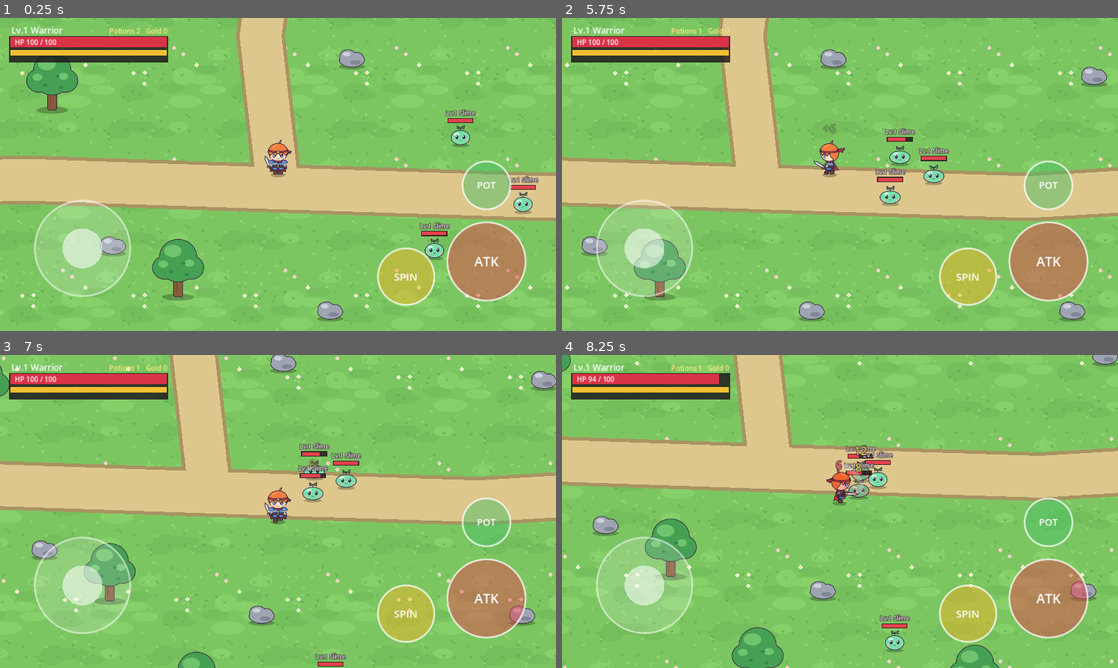
Above: before the commit, frames 1-4 (two rows, left to right).
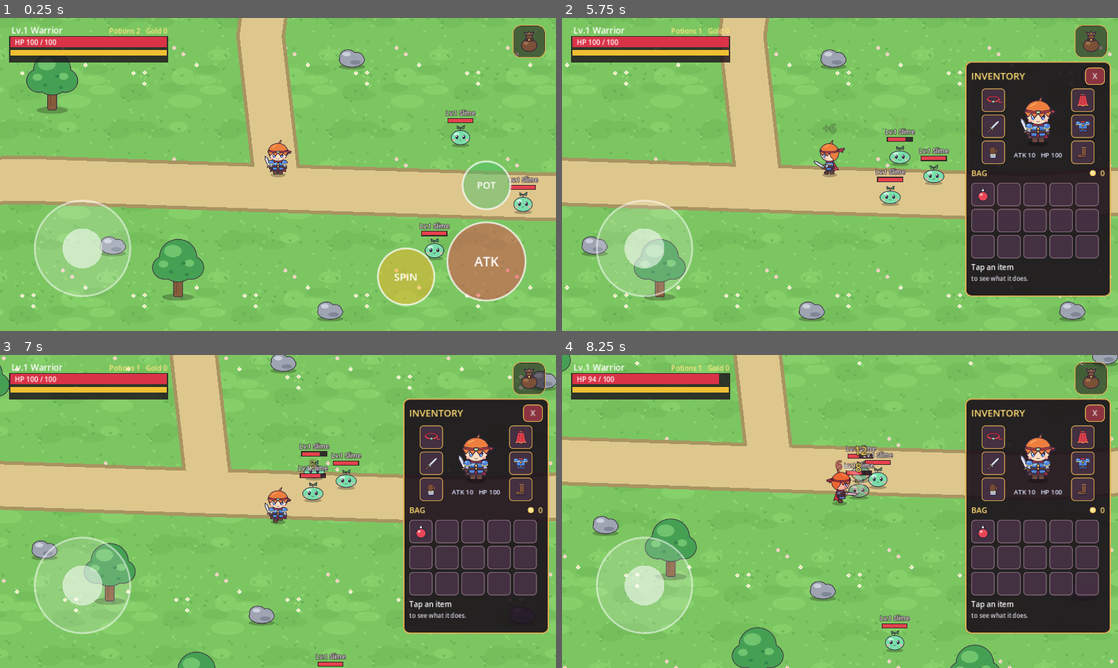
Above: after the commit, the same moments.

Repository: lepri17/fantasy-mmorpg
Game: Godot game, scene res://scenes/main.tscn
Same seed, same stepped clock (60 frames per second), same inputs: the game is played once before the commit and once after it.
Inputs (mouse positions are in pixels of both pictures, inside the frame that each line leads up to):
- Up to frame 1 (0.25 s): no input
- Up to frame 2 (5.75 s): click (1090, 43) at 0.52 s; click (1095, 77) at 1.25 s, where only the run after the commit has a clickable "X"; move the mouse to (962, 158) at 2.02 s; hold D (move_right) 2.03-2.75 s; tap Space (attack) at 2.1, 3.6, 5.1 s; click (962, 158) at 2.17 s; tap Q (use_potion) at 2.3, 3.8, 5.3 s; drag from (728, 190) to (812, 237) at 2.77 s; move the mouse to (895, 105) at 3.52 s; hold D (move_right) 3.53-4.25 s; click (895, 105) at 3.67 s; drag from (812, 237) to (673, 127) at 4.27 s; move the mouse to (1006, 221) at 5.02 s; hold A (move_left) from 5.03 s (still down); click (1006, 221) at 5.17 s; tap I (inventory, bound only after the commit) at 5.65 s
- Up to frame 3 (7 s): release A (move_left) at 5.75 s; drag from (111, 464) to (194, 433) at 5.77 s; move the mouse to (305, 511) at 6.52 s; hold S (move_down) from 6.53 s (still down); tap Space (attack) at 6.6 s; click (305, 511) at 6.67 s; tap Q (use_potion) at 6.8 s
- Up to frame 4 (8.25 s): release S (move_down) at 7.25 s; drag from (756, 433) to (728, 527) at 7.27 s; move the mouse to (962, 495) at 8.02 s; hold W (move_up) from 8.03 s (still down); tap Space (attack) at 8.1 s; click (962, 495) at 8.17 s

The runs differ from the first frame. In frame 1, 0.6% of the frame differs, in the area x 92-99%, y 2-13%; in frame 2, 21%; in frame 3, 21%, in the area x 67-99%, y 2-92%; in frame 4, 21%.

Commit message:
Add a small inventory: worn gear, bag and gold
- Bag button at the top right (key I on a computer) opens a panel on
  the right: the six pieces of gear around the warrior's portrait,
  a 15-slot bag, gold, and details of the tapped item. Potions can be
  drunk from the bag with USE.
- New item table (scripts/items/item_db.gd). The starting gear now
  carries part of the warrior's stats; the base values went down by the
  same amount, so a new warrior still has 100 HP and 10 damage.
- The ATK/SPIN/POT touch buttons hide while the panel covers them and
  ignore touches while hidden.
- 64 px item icons drawn by tools/generate_assets.py.
- Smoke test: 9 new checks for the inventory.

Co-Authored-By: Claude Opus 5.5 <noreply@anthropic.com>
Claude-Session: https://claude.ai/code/session_017mrmjVddk55zTg5TUzkK7p

Diff:
--- a/client/project.godot
+++ b/client/project.godot
@@ -59,6 +59,11 @@
 "events": [Object(InputEventKey,"resource_local_to_scene":false,"resource_name":"","device":-1,"window_id":0,"alt_pressed":false,"shift_pressed":false,"ctrl_pressed":false,"meta_pressed":false,"pressed":false,"keycode":0,"physical_keycode":81,"key_label":0,"unicode":113,"echo":false,"script":null)
 ]
 }
+inventory={
+"deadzone": 0.2,
+"events": [Object(InputEventKey,"resource_local_to_scene":false,"resource_name":"","device":-1,"window_id":0,"alt_pressed":false,"shift_pressed":false,"ctrl_pressed":false,"meta_pressed":false,"pressed":false,"keycode":0,"physical_keycode":73,"key_label":0,"unicode":105,"echo":false,"script":null)
+]
+}
 
 [input_devices]
 
--- a/client/scenes/ui/hud.tscn
+++ b/client/scenes/ui/hud.tscn
@@ -1,7 +1,9 @@
-[gd_scene load_steps=3 format=3]
+[gd_scene load_steps=5 format=3]
 
 [ext_resource type="Script" path="res://scripts/ui/hud.gd" id="1_hud"]
 [ext_resource type="Script" path="res://scripts/ui/player_panel.gd" id="2_panel"]
+[ext_resource type="Texture2D" path="res://assets/items/icons/bag.png" id="3_bag"]
+[ext_resource type="Script" path="res://scripts/ui/inventory_panel.gd" id="4_inventory"]
 
 [node name="Hud" type="CanvasLayer"]
 script = ExtResource("1_hud")
@@ -31,3 +33,29 @@
 text = "Defeated..."
 horizontal_alignment = 1
 vertical_alignment = 1
+
+[node name="BagButton" type="Button" parent="."]
+anchors_preset = 1
+anchor_left = 1.0
+anchor_right = 1.0
+offset_left = -100.0
+offset_top = 16.0
+offset_right = -24.0
+offset_bottom = 92.0
+grow_horizontal = 0
+focus_mode = 0
+icon = ExtResource("3_bag")
+icon_alignment = 1
+expand_icon = true
+
+[node name="Inventory" type="PanelContainer" parent="."]
+visible = false
+anchors_preset = 1
+anchor_left = 1.0
+anchor_right = 1.0
+offset_left = -352.0
+offset_top = 100.0
+offset_right = -16.0
+offset_bottom = 640.0
+grow_horizontal = 0
+script = ExtResource("4_inventory")
--- /dev/null
+++ b/client/scripts/items/item_db.gd
@@ -0,0 +1,71 @@
+extends RefCounted
+## Every item in the game: its name, the gear slot it is worn in ("" = not
+## worn), icon, bonuses and a short text. Pure data with no scene
+## dependencies, so the server can use the same table later.
+##
+## Bonuses: "attack" adds to the sword damage, "max_hp" to maximum health.
+
+## Gear slots in the order the inventory shows them: left column, then right.
+const GEAR_SLOTS := ["head", "weapon", "gloves", "cape", "armor", "boots"]
+
+const SLOT_NAMES := {
+	"head": "Head",
+	"weapon": "Weapon",
+	"gloves": "Gloves",
+	"cape": "Cape",
+	"armor": "Armor",
+	"boots": "Boots",
+}
+
+const ITEMS := {
+	"red_headband": {
+		"name": "Red Headband",
+		"slot": "head",
+		"max_hp": 5,
+		"icon": "res://assets/items/icons/headband.png",
+		"text": "Cloth band with a small gold plate.",
+	},
+	"training_sword": {
+		"name": "Training Sword",
+		"slot": "weapon",
+		"attack": 4,
+		"icon": "res://assets/items/icons/sword.png",
+		"text": "Plain steel. Every warrior starts with one.",
+	},
+	"leather_gloves": {
+		"name": "Leather Gloves",
+		"slot": "gloves",
+		"attack": 1,
+		"icon": "res://assets/items/icons/gloves.png",
+		"text": "Steel bracers keep the grip steady.",
+	},
+	"red_cape": {
+		"name": "Red Cape",
+		"slot": "cape",
+		"max_hp": 5,
+		"icon": "res://assets/items/icons/cape.png",
+		"text": "Warm wool with a gold trim.",
+	},
+	"blue_plate": {
+		"name": "Blue Plate Armor",
+		"slot": "armor",
+		"max_hp": 20,
+		"icon": "res://assets/items/icons/armor.png",
+		"text": "Light plates over padded cloth.",
+	},
+	"leather_boots": {
+		"name": "Leather Boots",
+		"slot": "boots",
+		"max_hp": 5,
+		"icon": "res://assets/items/icons/boots.png",
+		"text": "Good for long walks.",
+	},
+	"red_potion": {
+		"name": "Red Potion",
+		"slot": "",
+		"usable": true,
+		"icon": "res://assets/items/icons/potion.png",
+		# Keep in step with POTION_HEAL_FRACTION in player.gd.
+		"text": "Heals 40% of max HP.",
+	},
+}
--- a/client/scripts/player/player_stats.gd
+++ b/client/scripts/player/player_stats.gd
@@ -1,27 +1,58 @@
 extends RefCounted
-## Progress of one character: level, XP, gold, potions, and the numbers that
-## follow from the level. Pure data and rules with no scene dependencies,
-## so the same logic can move to the server later.
+## Progress of one character: level, XP, gold, potions, the gear it wears,
+## and the numbers that follow from them. Pure data and rules with no scene
+## dependencies, so the same logic can move to the server later.
 
-const BASE_MAX_HP := 100
+const ItemDb := preload("res://scripts/items/item_db.gd")
+
+## Health and damage without any gear. The starting gear adds 35 HP and
+## 5 damage, so a new warrior has 100 HP and 10 damage.
+const BASE_MAX_HP := 65
 const HP_PER_LEVEL := 20
-const BASE_DAMAGE := 10
+const BASE_DAMAGE := 5
 const DAMAGE_PER_LEVEL := 3
 const XP_PER_LEVEL := 50
 const STARTING_POTIONS := 2
+## Gear slot -> item id. Nothing can change the gear yet, so it is not saved.
+const STARTING_GEAR := {
+	"head": "red_headband",
+	"weapon": "training_sword",
+	"gloves": "leather_gloves",
+	"cape": "red_cape",
+	"armor": "blue_plate",
+	"boots": "leather_boots",
+}
 
 var level: int = 1
 var xp: int = 0
 var gold: int = 0
 var potions: int = STARTING_POTIONS
+var equipment: Dictionary = STARTING_GEAR.duplicate()
 
 
 func max_hp() -> int:
-	return BASE_MAX_HP + HP_PER_LEVEL * (level - 1)
+	return BASE_MAX_HP + HP_PER_LEVEL * (level - 1) + gear_bonus("max_hp")
 
 
 func attack_damage() -> int:
-	return BASE_DAMAGE + DAMAGE_PER_LEVEL * (level - 1)
+	return BASE_DAMAGE + DAMAGE_PER_LEVEL * (level - 1) + gear_bonus("attack")
+
+
+## Sum of one bonus ("attack" or "max_hp") over all the gear worn.
+func gear_bonus(stat: String) -> int:
+	var total: int = 0
+	for item_id in equipment.values():
+		total += int(ItemDb.ITEMS[item_id].get(stat, 0))
+	return total
+
+
+## What is in the bag: [{"id": item id, "count": how many}].
+## Potions are the only bag item so far.
+func bag_items() -> Array[Dictionary]:
+	var items: Array[Dictionary] = []
+	if potions > 0:
+		items.append({"id": "red_potion", "count": potions})
+	return items
 
 
 ## XP needed to finish the current level.
--- a/client/scripts/ui/hud.gd
+++ b/client/scripts/ui/hud.gd
@@ -1,14 +1,24 @@
 extends CanvasLayer
 ## Connects the HUD widgets to the player. Only shows state, decides nothing.
+
+const ACTION_INVENTORY := "inventory"
+## The round touch buttons on the right (ATK, SPIN, POT) are in this group.
+const ACTION_BUTTONS_GROUP := "action_buttons"
 
 var _player: Node = null
 
 @onready var _panel = $PlayerPanel
 @onready var _message: Label = $Message
+@onready var _bag_button: Button = $BagButton
+@onready var _inventory = $Inventory
 
 
 func _ready() -> void:
 	_message.hide()
+	_style_bag_button()
+	_bag_button.pressed.connect(toggle_inventory)
+	_inventory.connect("close_requested", toggle_inventory)
+	_inventory.connect("use_requested", _on_use_requested)
 	_player = get_tree().get_first_node_in_group("player")
 	if _player == null:
 		push_warning("Hud: no node in group 'player'")
@@ -23,9 +33,42 @@
 	_refresh_progress()
 
 
+## Read in the physics step, the same way the player reads its actions.
+func _physics_process(_delta: float) -> void:
+	if Input.is_action_just_pressed(ACTION_INVENTORY):
+		toggle_inventory()
+
+
+## Opens or closes the inventory. While it is open the round action buttons
+## are hidden, because the panel covers them.
+func toggle_inventory() -> void:
+	_inventory.visible = not _inventory.visible
+	if _inventory.visible and _player != null:
+		_inventory.refresh(_player.get("stats"))
+	get_tree().call_group(ACTION_BUTTONS_GROUP, "set_visible", not _inventory.visible)
+
+
+func _on_use_requested(item_id: String) -> void:
+	if item_id == "red_potion" and _player != null:
+		_player.call("use_potion")
+
+
 func _refresh_progress() -> void:
 	var stats = _player.get("stats")
 	_panel.set_progress(stats.level, stats.xp, stats.xp_to_next(), stats.gold, stats.potions)
+	if _inventory.visible:
+		_inventory.refresh(stats)
+
+
+func _style_bag_button() -> void:
+	for state in ["normal", "hover", "pressed"]:
+		var box := StyleBoxFlat.new()
+		box.bg_color = Color(0.1, 0.06, 0.1, 0.55 if state == "normal" else 0.8)
+		box.border_color = Color(0.85, 0.68, 0.32)
+		box.set_border_width_all(2)
+		box.set_corner_radius_all(18)
+		box.set_content_margin_all(8)
+		_bag_button.add_theme_stylebox_override(state, box)
 
 
 func _on_player_died() -> void:
--- /dev/null
+++ b/client/scripts/ui/inventory_panel.gd
@@ -0,0 +1,240 @@
+extends PanelContainer
+## Small inventory on the right side of the screen: the gear the warrior wears
+## around his portrait, the bag, gold, and details of the last item tapped.
+## It only shows state. Using an item is asked for with use_requested.
+
+signal close_requested
+signal use_requested(item_id: String)
+
+const ItemDb := preload("res://scripts/items/item_db.gd")
+const InventorySlot := preload("res://scripts/ui/inventory_slot.gd")
+
+const SLOT_SIZE := Vector2(54, 54)
+const BAG_COLUMNS := 5
+const BAG_ROWS := 3
+const PORTRAIT_SIZE := Vector2(128, 128)
+const WARRIOR_SHEET := "res://assets/characters/warrior/warrior.png"
+const COIN_ICON := "res://assets/items/icons/coin.png"
+const GOLD_TEXT := Color(1.0, 0.86, 0.45)
+const FRAME_BORDER := Color(0.85, 0.68, 0.32)
+
+## Gear slot name -> slot control.
+var gear_slots: Dictionary = {}
+var bag_slots: Array = []
+
+var _selected = null
+var _gold_label: Label
+var _stats_label: Label
+var _name_label: Label
+var _info_label: Label
+var _use_button: Button
+
+
+func _ready() -> void:
+	mouse_filter = Control.MOUSE_FILTER_STOP
+	add_theme_stylebox_override("panel", _frame_style())
+	var column := VBoxContainer.new()
+	column.add_theme_constant_override("separation", 8)
+	add_child(column)
+	column.add_child(_title_row())
+	column.add_child(_gear_row())
+	column.add_child(_bag_header())
+	column.add_child(_bag_grid())
+	column.add_child(_info_row())
+	_show_details()
+
+
+## Shows the current gear, bag and gold. stats is a player_stats.gd object.
+func refresh(stats) -> void:
+	for slot_name in gear_slots:
+		gear_slots[slot_name].show_item(stats.equipment.get(slot_name, ""))
+	var items: Array = stats.bag_items()
+	for i in bag_slots.size():
+		if i < items.size():
+			bag_slots[i].show_item(items[i]["id"], items[i]["count"])
+		else:
+			bag_slots[i].show_item("")
+	_gold_label.text = str(stats.gold)
+	_stats_label.text = "ATK %d   HP %d" % [stats.attack_damage(), stats.max_hp()]
+	if _selected != null and _selected.item_id == "":
+		_select(null)
+	_show_details()
+
+
+func _select(slot) -> void:
+	if _selected != null:
+		_selected.selected = false
+	_selected = slot
+	if _selected != null:
+		_selected.selected = true
+	_show_details()
+
+
+func _on_slot_tapped(slot) -> void:
+	_select(slot if slot.item_id != "" else null)
+
+
+func _show_details() -> void:
+	if _selected == null:
+		_name_label.text = "Tap an item"
+		_info_label.text = "to see what it does."
+		_use_button.hide()
+		return
+	var item: Dictionary = ItemDb.ITEMS[_selected.item_id]
+	var parts: PackedStringArray = []
+	if item.has("attack"):
+		parts.append("+%d Attack." % item["attack"])
+	if item.has("max_hp"):
+		parts.append("+%d Max HP." % item["max_hp"])
+	parts.append(item["text"])
+	_name_label.text = item["name"]
+	_info_label.text = " ".join(parts)
+	_use_button.visible = item.get("usable", false)
+
+
+func _on_use_pressed() -> void:
+	if _selected != null:
+		use_requested.emit(_selected.item_id)
+
+
+# --- building the panel
+
+
+func _title_row() -> Control:
+	var row := HBoxContainer.new()
+	var title := _label("INVENTORY", 22, GOLD_TEXT)
+	title.size_flags_horizontal = Control.SIZE_EXPAND_FILL
+	row.add_child(title)
+	var close := _button("X", Color(0.55, 0.2, 0.25), Vector2(46, 40))
+	close.pressed.connect(func() -> void: close_requested.emit())
+	row.add_child(close)
+	return row
+
+
+func _gear_row() -> Control:
+	var row := HBoxContainer.new()
+	row.alignment = BoxContainer.ALIGNMENT_CENTER
+	row.add_theme_constant_override("separation", 12)
+	row.add_child(_gear_column(ItemDb.GEAR_SLOTS.slice(0, 3)))
+	var middle := VBoxContainer.new()
+	middle.alignment = BoxContainer.ALIGNMENT_CENTER
+	var portrait := TextureRect.new()
+	var frame := AtlasTexture.new()
+	frame.atlas = load(WARRIOR_SHEET)
+	frame.region = Rect2(Vector2.ZERO, PORTRAIT_SIZE)  # first idle frame, facing down
+	portrait.texture = frame
+	portrait.custom_minimum_size = PORTRAIT_SIZE
+	portrait.expand_mode = TextureRect.EXPAND_IGNORE_SIZE
+	portrait.stretch_mode = TextureRect.STRETCH_KEEP_ASPECT_CENTERED
+	middle.add_child(portrait)
+	_stats_label = _label("", 15, Color(0.88, 0.9, 1.0))
+	_stats_label.horizontal_alignment = HORIZONTAL_ALIGNMENT_CENTER
+	middle.add_child(_stats_label)
+	row.add_child(middle)
+	row.add_child(_gear_column(ItemDb.GEAR_SLOTS.slice(3, 6)))
+	return row
+
+
+func _gear_column(slot_names: Array) -> Control:
+	var column := VBoxContainer.new()
+	column.add_theme_constant_override("separation", 6)
+	for slot_name in slot_names:
+		var slot = _new_slot()
+		slot.is_gear = true
+		slot.hint = ItemDb.SLOT_NAMES[slot_name]
+		gear_slots[slot_name] = slot
+		column.add_child(slot)
+	return column
+
+
+func _bag_header() -> Control:
+	var row := HBoxContainer.new()
+	var title := _label("BAG", 18, GOLD_TEXT)
+	title.size_flags_horizontal = Control.SIZE_EXPAND_FILL
+	row.add_child(title)
+	var coin := TextureRect.new()
+	coin.texture = load(COIN_ICON)
+	coin.custom_minimum_size = Vector2(26, 26)
+	coin.expand_mode = TextureRect.EXPAND_IGNORE_SIZE
+	coin.stretch_mode = TextureRect.STRETCH_KEEP_ASPECT_CENTERED
+	row.add_child(coin)
+	_gold_label = _label("0", 18, GOLD_TEXT)
+	row.add_child(_gold_label)
+	return row
+
+
+func _bag_grid() -> Control:
+	var grid := GridContainer.new()
+	grid.columns = BAG_COLUMNS
+	grid.add_theme_constant_override("h_separation", 6)
+	grid.add_theme_constant_override("v_separation", 6)
+	for _i in BAG_COLUMNS * BAG_ROWS:
+		var slot = _new_slot()
+		bag_slots.append(slot)
+		grid.add_child(slot)
+	return grid
+
+
+func _info_row() -> Control:
+	var row := HBoxContainer.new()
+	row.custom_minimum_size = Vector2(0, 66)
+	row.add_theme_constant_override("separation", 8)
+	var text := VBoxContainer.new()
+	text.size_flags_horizontal = Control.SIZE_EXPAND_FILL
+	_name_label = _label("", 17, Color.WHITE)
+	_info_label = _label("", 14, Color(0.85, 0.85, 0.9))
+	_info_label.autowrap_mode = TextServer.AUTOWRAP_WORD_SMART
+	_info_label.custom_minimum_size = Vector2(200, 0)
+	text.add_child(_name_label)
+	text.add_child(_info_label)
+	row.add_child(text)
+	_use_button = _button("USE", Color(0.22, 0.48, 0.3), Vector2(72, 48))
+	_use_button.size_flags_vertical = Control.SIZE_SHRINK_CENTER
+	_use_button.pressed.connect(_on_use_pressed)
+	row.add_child(_use_button)
+	return row
+
+
+func _new_slot():
+	var slot = InventorySlot.new()
+	slot.custom_minimum_size = SLOT_SIZE
+	slot.connect("tapped", _on_slot_tapped)
+	return slot
+
+
+func _label(text: String, font_size: int, color: Color) -> Label:
+	var label := Label.new()
+	label.text = text
+	label.add_theme_font_size_override("font_size", font_size)
+	label.add_theme_color_override("font_color", color)
+	return label
+
+
+func _button(text: String, color: Color, min_size: Vector2) -> Button:
+	var button := Button.new()
+	button.text = text
+	button.custom_minimum_size = min_size
+	button.focus_mode = Control.FOCUS_NONE
+	button.add_theme_font_size_override("font_size", 18)
+	for state in ["normal", "hover", "pressed", "disabled"]:
+		var box := StyleBoxFlat.new()
+		box.bg_color = color
+		if state == "hover":
+			box.bg_color = color.lightened(0.15)
+		elif state == "pressed":
+			box.bg_color = color.darkened(0.25)
+		box.border_color = FRAME_BORDER
+		box.set_border_width_all(2)
+		box.set_corner_radius_all(10)
+		button.add_theme_stylebox_override(state, box)
+	return button
+
+
+func _frame_style() -> StyleBoxFlat:
+	var box := StyleBoxFlat.new()
+	box.bg_color = Color(0.1, 0.06, 0.1, 0.9)
+	box.border_color = FRAME_BORDER
+	box.set_border_width_all(3)
+	box.set_corner_radius_all(14)
+	box.set_content_margin_all(14)
+	return box
--- /dev/null
+++ b/client/scripts/ui/inventory_slot.gd
@@ -0,0 +1,75 @@
+extends Control
+## One square of the inventory: a frame, the item icon and the stack count.
+## Emits tapped when it is touched or clicked.
+
+signal tapped(slot: Control)
+
+const ItemDb := preload("res://scripts/items/item_db.gd")
+const BACKGROUND := Color(0.27, 0.19, 0.26, 0.95)
+const BORDER := Color(0.5, 0.4, 0.46)
+const BORDER_GEAR := Color(0.78, 0.6, 0.3)
+const BORDER_SELECTED := Color(1.0, 0.92, 0.5)
+const HINT_COLOR := Color(1, 1, 1, 0.35)
+const COUNT_OUTLINE := Color(0.1, 0.05, 0.1)
+
+## Item id shown here, "" when the slot is empty.
+var item_id: String = ""
+var count: int = 0
+## Faint word shown while the slot is empty, such as "Head".
+var hint: String = ""
+## Gear slots get a gold frame.
+var is_gear: bool = false
+var selected: bool = false:
+	set(value):
+		selected = value
+		queue_redraw()
+
+var _icon: Texture2D = null
+var _box := StyleBoxFlat.new()
+
+
+func _init() -> void:
+	mouse_filter = Control.MOUSE_FILTER_STOP
+	_box.bg_color = BACKGROUND
+	_box.set_corner_radius_all(8)
+
+
+func show_item(id: String, amount: int = 1) -> void:
+	item_id = id
+	count = amount if id != "" else 0
+	_icon = null
+	if id != "":
+		_icon = load(ItemDb.ITEMS[id]["icon"]) as Texture2D
+	queue_redraw()
+
+
+func _gui_input(event: InputEvent) -> void:
+	var click := event as InputEventMouseButton
+	if click != null and click.pressed and click.button_index == MOUSE_BUTTON_LEFT:
+		tapped.emit(self)
+		accept_event()
+
+
+func _draw() -> void:
+	if selected:
+		_box.border_color = BORDER_SELECTED
+		_box.set_border_width_all(3)
+	else:
+		_box.border_color = BORDER_GEAR if is_gear else BORDER
+		_box.set_border_width_all(2)
+	draw_style_box(_box, Rect2(Vector2.ZERO, size))
+	var font: Font = ThemeDB.fallback_font
+	if _icon != null:
+		var pad := size * 0.1
+		draw_texture_rect(_icon, Rect2(pad, size - pad * 2.0), false)
+	elif hint != "":
+		var middle := Vector2(0.0, size.y / 2.0 + 5.0)
+		draw_string(font, middle, hint, HORIZONTAL_ALIGNMENT_CENTER, size.x, 13, HINT_COLOR)
+	if count > 1:
+		var corner := Vector2(0.0, size.y - 5.0)
+		var width: float = size.x - 6.0
+		var text := str(count)
+		draw_string_outline(
+			font, corner, text, HORIZONTAL_ALIGNMENT_RIGHT, width, 17, 5, COUNT_OUTLINE
+		)
+		draw_string(font, corner, text, HORIZONTAL_ALIGNMENT_RIGHT, width, 17, Color.WHITE)
--- a/client/scripts/ui/touch_button.gd
+++ b/client/scripts/ui/touch_button.gd
@@ -10,8 +10,12 @@
 var _touch_index: int = NO_TOUCH
 
 
+func _ready() -> void:
+	add_to_group("action_buttons")  # the HUD hides this group while the inventory is open
+
+
 func _input(event: InputEvent) -> void:
-	if not (event is InputEventScreenTouch):
+	if not (event is InputEventScreenTouch) or not is_visible_in_tree():
 		return
 	if event.pressed and _touch_index == NO_TOUCH:
 		if get_global_rect().has_point(event.position):
@@ -23,9 +27,11 @@
 
 
 func _notification(what: int) -> void:
-	if what == NOTIFICATION_APPLICATION_FOCUS_OUT or what == NOTIFICATION_EXIT_TREE:
-		if _touch_index != NO_TOUCH:
-			_release()
+	var lost: bool = what == NOTIFICATION_APPLICATION_FOCUS_OUT or what == NOTIFICATION_EXIT_TREE
+	if what == NOTIFICATION_VISIBILITY_CHANGED and not is_visible_in_tree():
+		lost = true
+	if lost and _touch_index != NO_TOUCH:
+		_release()
 
 
 func _draw() -> void:
--- a/client/tests/smoke_test.gd
+++ b/client/tests/smoke_test.gd
@@ -105,6 +105,40 @@
 	_check(player.hp > 10, "potion heals (hp %d)" % player.hp)
 	_check(player.stats.potions == 0, "potion is used up")
 
+	# --- inventory: gear, bag and drinking a potion from the bag
+	var fresh = PlayerStats.new()
+	_check(
+		fresh.max_hp() == 100 and fresh.attack_damage() == 10,
+		"starting gear keeps 100 HP and 10 damage"
+	)
+	var hud = main.get_node("Hud")
+	var inventory = hud.get_node("Inventory")
+	var attack_button: Control = main.get_node("TouchControls/AttackButton")
+	player.stats.potions = 3
+	hud.get_node("BagButton").emit_signal("pressed")
+	await _frames(2)
+	_check(inventory.visible, "the bag button opens the inventory")
+	_check(not attack_button.visible, "action buttons hide while the inventory is open")
+	var worn: int = 0
+	for slot in inventory.gear_slots.values():
+		if slot.item_id != "":
+			worn += 1
+	_check(worn == 6, "six pieces of gear are shown (found %d)" % worn)
+	var first = inventory.bag_slots[0]
+	_check(
+		first.item_id == "red_potion" and first.count == 3,
+		"the bag shows the potions (%s x%d)" % [first.item_id, first.count]
+	)
+	player.hp = 10
+	first.emit_signal("tapped", first)
+	inventory.call("_on_use_pressed")
+	await _frames(2)
+	_check(player.hp > 10 and player.stats.potions == 2, "USE in the bag drinks a potion")
+	_check(first.count == 2, "the bag count follows (%d)" % first.count)
+	await _hold("inventory", 2)
+	_check(not inventory.visible, "the inventory key closes it")
+	_check(attack_button.visible, "action buttons come back after closing")
+
 	# --- skill: spin slash hits a slime that is BEHIND the warrior
 	var second = enemies[1]
 	player.global_position = second.global_position + Vector2(-90, 0)
Binary file added: client/assets/items/icons/armor.png
Binary file added: client/assets/items/icons/bag.png
Binary file added: client/assets/items/icons/boots.png
Binary file added: client/assets/items/icons/cape.png
Binary file added: client/assets/items/icons/coin.png
Binary file added: client/assets/items/icons/gloves.png
Binary file added: client/assets/items/icons/headband.png
Binary file added: client/assets/items/icons/potion.png
Binary file added: client/assets/items/icons/sword.png
